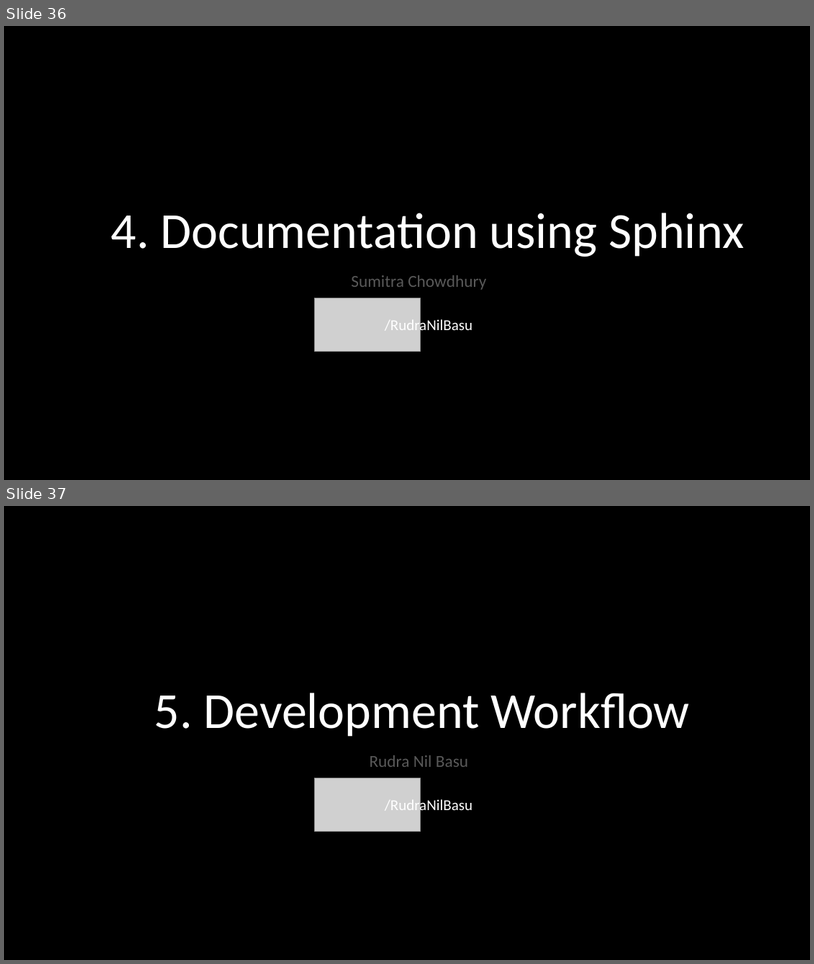
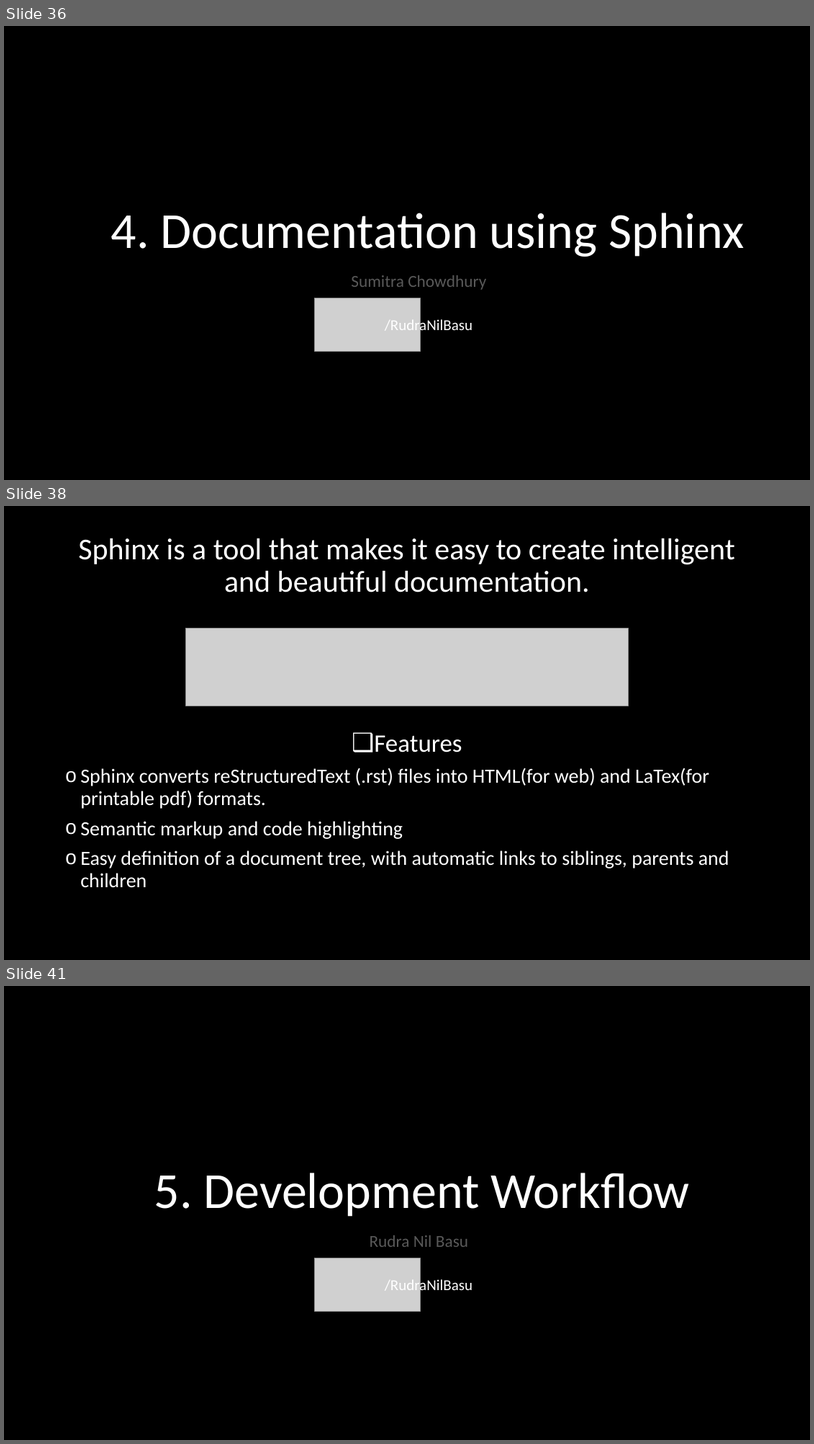
Before and after one commit to PhoenixRRDS/Presentation, a slide deck: The design and development of AIRYL.pptx. Shown one above the other, each under a label of ours: slides 36 and 37 before the commit, slides 36, 38 and 41 after it; the slides between them are not shown. The pictures are 814x964 and 814x1444 pixels, drawn with LibreOffice and Linux fonts; fonts in the diff are those of the drawing; grey boxes stand for pictures. Boxes give left, top, right and bottom in pixels: in the first picture for what was removed or moved away, otherwise in the second. Text is boxed around its words. In the diff, an @@ line names an element or a change of style, - is before the commit and + after.

Commit message:
Add Documentation

```diff
--- a/The design and development of AIRYL.pptx
+++ b/The design and development of AIRYL.pptx
@@ slide 38 added at <box>4,506,810,960</box>, background #000000 @@
@@ text added at <box>78,538,736,888</box>, 24 pt, text #FFFFFF @@
+Sphinx is a tool that makes it easy to create intelligent and beautiful documentation.
+❑ Features
+o Sphinx converts reStructuredText (.rst) files into HTML(for web) and LaTex(for printable pdf) formats.
+o Semantic markup and code highlighting
+o Easy definition of a document tree, with automatic links to siblings, parents and children
@@ picture added at <box>186,628,628,705</box> @@
@@ what was slide 37 is now slide 41 @@
```
Also in this commit, not shown: 3 other slides added, 1 other file.
